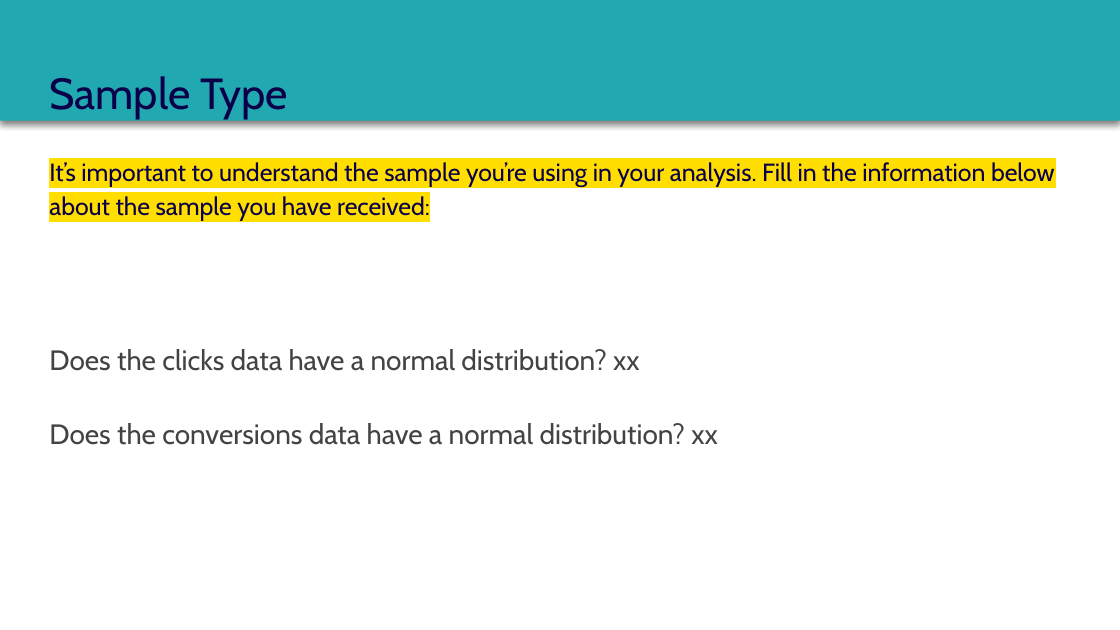
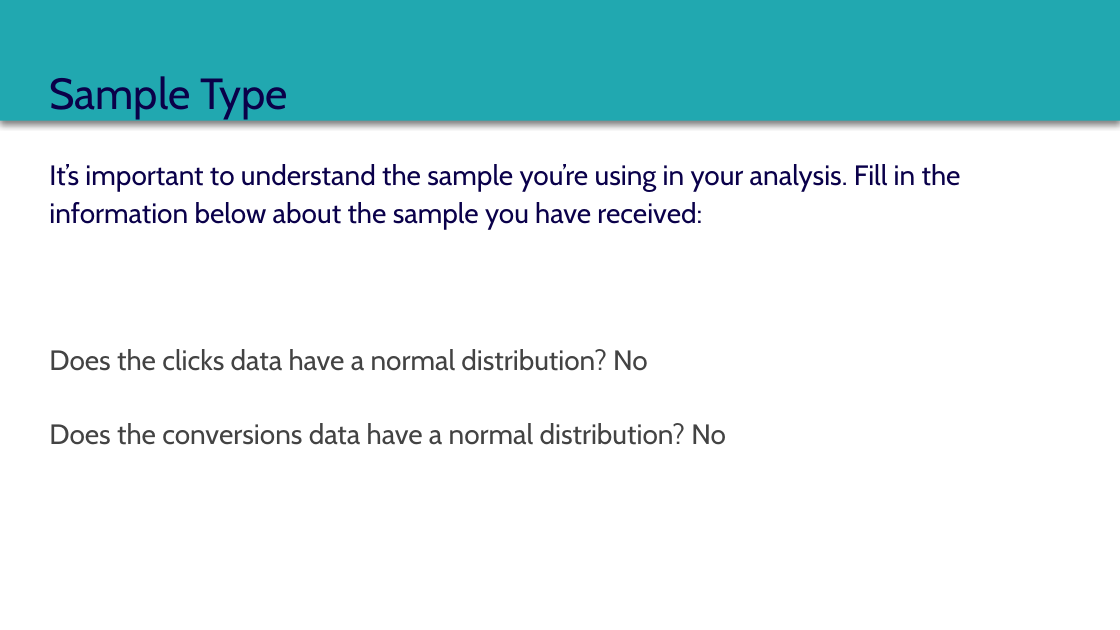
Before and after one commit to dennislamcv1/MetaMarketingAnalytics, a slide deck: slide 9 of Statistics for Marketing/Course 3 Capstone Deck.pptx (slide 10 before the commit). Drawn at 1120x630 pixels with LibreOffice and Linux fonts; fonts in the diff are those of the drawing. Boxes give left, top, right and bottom in pixels: in the first picture for what was removed or moved away, otherwise in the second. Text is boxed around its words. In the diff, an @@ line names an element or a change of style, - is before the commit and + after.

```diff
--- a/Statistics for Marketing/Course 3 Capstone Deck.pptx
+++ b/Statistics for Marketing/Course 3 Capstone Deck.pptx
@@ text "It’s important to understand the ..." at [49,164,961,230]: size 16 to 18 pt, highlight #FFDE00 to none @@
@@ text at [49,349,648,371]: text changed @@
-Does the clicks data have a normal distribution? xx
+Does the clicks data have a normal distribution? No
@@ text at [49,423,726,445]: text changed @@
-Does the conversions data have a normal distribution? xx
+Does the conversions data have a normal distribution? No
```
Also in this commit, not shown: 14 other slides changed, 1 slide removed, 7 other files.
